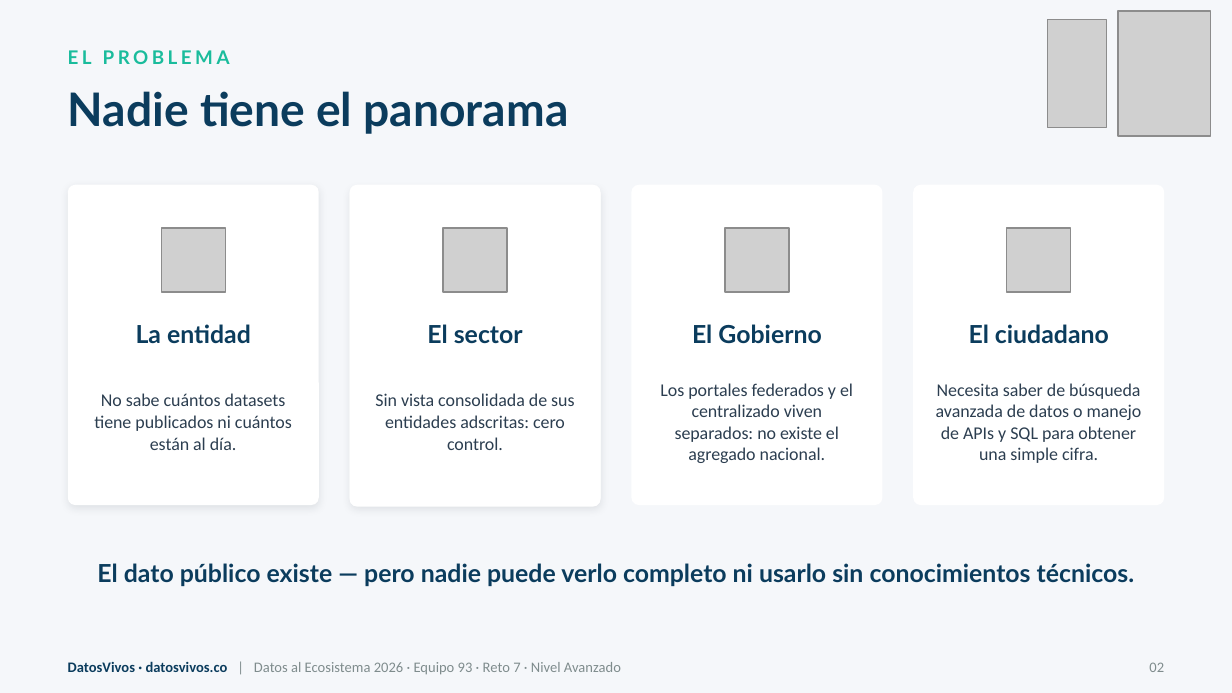
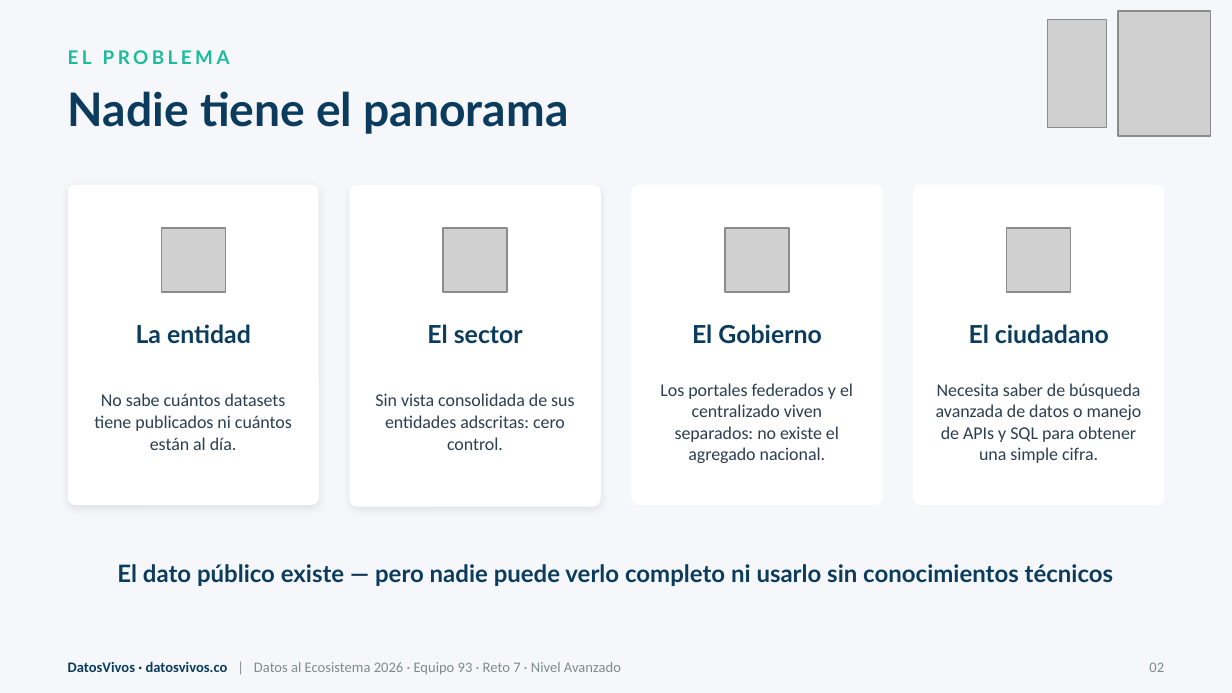
Before and after one commit to jsricop/DatosVivos, a slide deck: slide 2 of recursos/presentacion.pptx. Drawn at 1232x693 pixels with LibreOffice and Linux fonts; fonts in the diff are those of the drawing; grey boxes stand for pictures. Boxes give left, top, right and bottom in pixels: in the first picture for what was removed or moved away, otherwise in the second. Text is boxed around its words. In the diff, an @@ line names an element or a change of style, - is before the commit and + after.

```diff
--- a/recursos/presentacion.pptx
+++ b/recursos/presentacion.pptx
@@ text at bbox=[117, 564, 1114, 586]: text changed; size 14.5 to 14 pt @@
-El dato público existe — pero nadie puede verlo completo ni usarlo sin conocimientos técnicos.
+El dato público existe — pero nadie puede verlo completo ni usarlo sin conocimientos técnicos
```
Also in this commit, not shown: 11 other slides changed, 1 other file.
